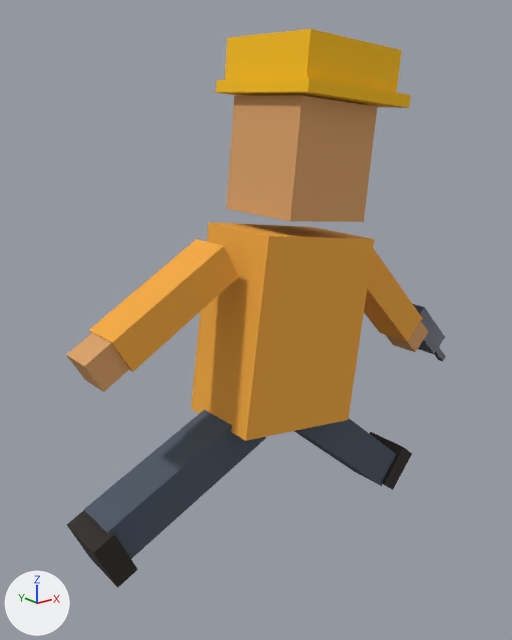
An edit to the glTF model public/assets/actors/electricista.gltf, drawn before and after from the same camera.
The view is the same before and after, from a 50 mm lens placed at (-1.135, -1.356, 1.355), pointed at (0.007, 0.07, 0.784). The axes (+X, +Y, +Z) are drawn at lower left. The lights are the same throughout. The picture after the commit comes second. Both versions are drawn at frame 7 of the action 'run'; the numbers are the values there.

Objects in the first picture: 'ala_casco', 'armLMesh', 'armRMesh', 'casco', 'handL', 'head', 'legLMesh', 'legRMesh', 'shoeL', 'shoeR', 'taldro', 'torso' and 2 more.
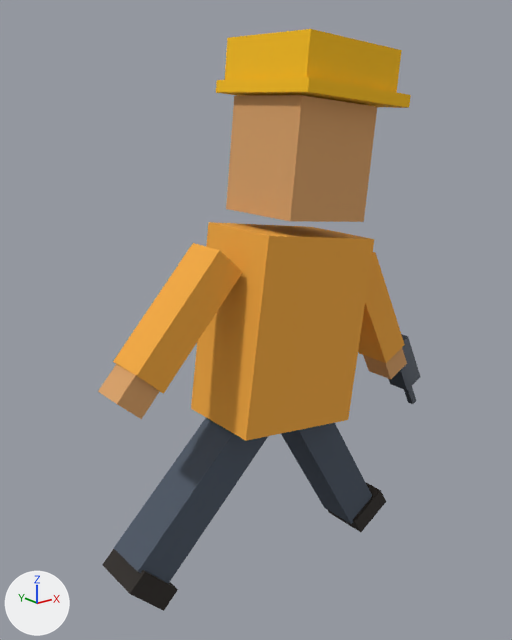
ob_arml is not drawn itself; it is the parent of ob_armlmesh, ob_handl.
ob_armr is not drawn itself; it is the parent of ob_armrmesh, ob_handr, ob_taldro, ob_broca.
ob_legl is not drawn itself; it is the parent of ob_leglmesh, ob_shoel.
ob_legr is not drawn itself; it is the parent of ob_legrmesh, ob_shoer.

Location of each change, (x1, y1, x2, y2) in pixels of the pictures (512 x 640 px):
'legLMesh', turned
    before: (84, 410, 266, 559)
    after: (114, 418, 268, 583)
'armLMesh', turned
    before: (89, 239, 239, 372)
    after: (113, 243, 243, 394)
'legRMesh', turned
    before: (294, 418, 396, 486)
    after: (281, 423, 372, 524)
'armRMesh', turned
    before: (364, 249, 422, 341)
    after: (358, 252, 405, 363)
'shoeL', turned
    before: (67, 511, 138, 587)
    after: (102, 549, 178, 611)
'handL', turned
    before: (66, 333, 129, 392)
    after: (98, 364, 160, 419)
'shoeR', turned
    before: (369, 432, 412, 490)
    after: (328, 482, 386, 532)
'taldro', turned
    before: (413, 304, 445, 354)
    after: (389, 335, 421, 390)
'handR', turned
    before: (386, 321, 428, 353)
    after: (363, 348, 407, 379)
'broca', turned
    before: (434, 348, 446, 361)
    after: (404, 386, 416, 404)

The change, as a diff of the scene's bpy script:
```diff
--- a/public/assets/actors/electricista.gltf.py
+++ b/public/assets/actors/electricista.gltf.py
@@ ob_arml @@
 ob_arml.location = (-0.23, 0.0, 0.44)
-ob_arml.rotation_euler = (0.0, 0.906, 0.0)  # degrees (0, 52, 0)
+ob_arml.rotation_euler = (0.0, 0.604, 0.0)  # degrees (0, 35, 0)
@@ ob_armr @@
 ob_armr.location = (0.23, 0.0, 0.44)
-ob_armr.rotation_euler = (0.0, -0.906, 0.0)  # degrees (0, -52, 0)
+ob_armr.rotation_euler = (0.0, -0.604, 0.0)  # degrees (0, -35, 0)
@@ ob_legl @@
 ob_legl.location = (-0.09, 0.0, 0.02)
-ob_legl.rotation_euler = (0.0, 1.007, 0.0)  # degrees (0, 58, 0)
+ob_legl.rotation_euler = (0.0, 0.671, 0.0)  # degrees (0, 38, 0)
@@ ob_legr @@
 ob_legr.location = (0.09, 0.0, 0.02)
-ob_legr.rotation_euler = (0.0, -1.007, 0.0)  # degrees (0, -58, 0)
+ob_legr.rotation_euler = (0.0, -0.671, 0.0)  # degrees (0, -38, 0)
```
